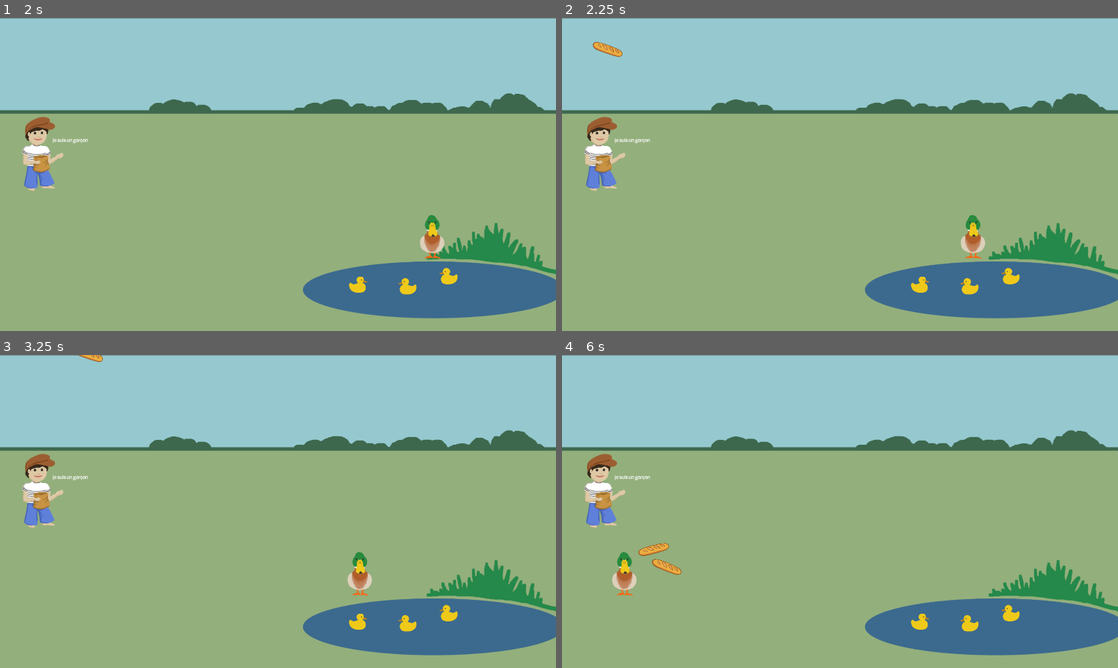
Above: before the commit, frames 1-4 (two rows, left to right).
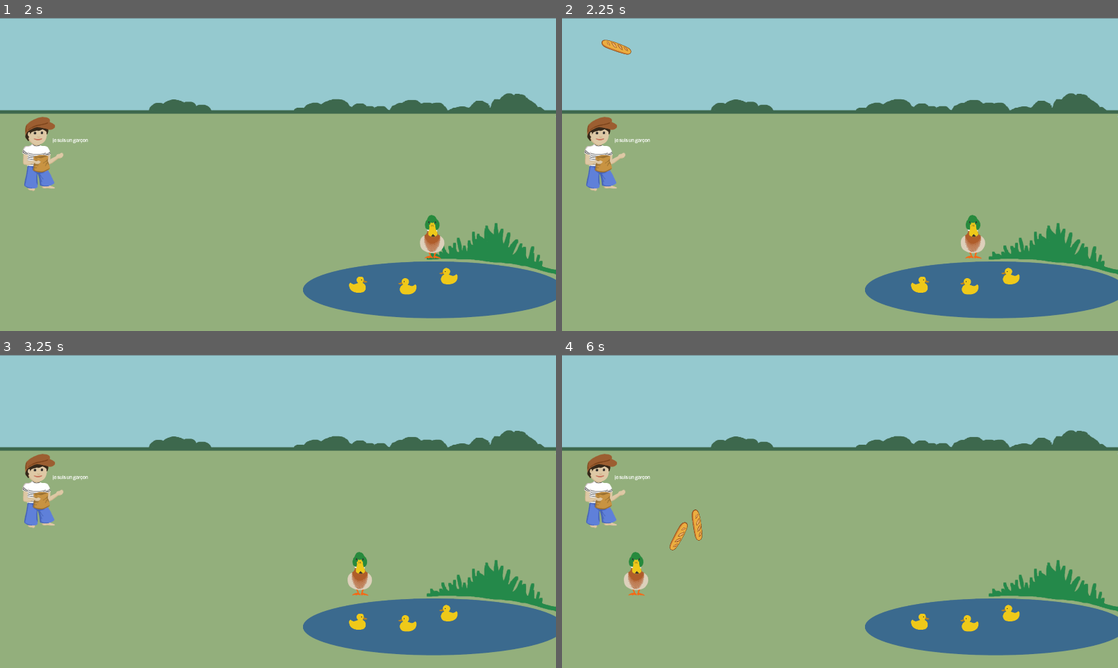
Above: after the commit, the same moments.

Repository: baguette-ballett/baguette-ballett
Game: Godot game, scene res://scenes/intro/intro.tscn
The game is run twice, just before and just after one commit, with the same random seed, the same clock (stepped at 60 frames per second) and the same inputs.
Inputs:
- Up to frame 1 (2 s): click "Start" at 0.5 s; tap Enter (ui_accept) at 1.25 s; hold Right (ui_right) from 1.28 s (still down); hold Enter (ui_accept) from 1.28 s (still down)
- Up to frame 2 (2.25 s): release Right (ui_right) at 2.03 s; release Enter (ui_accept) at 2.03 s; hold Left (ui_left) from 2.03 s (still down); tap Enter (ui_accept) at 2.1 s
- Up to frame 3 (3.25 s): tap Enter (ui_accept) at 2.27, 2.57 s; release Left (ui_left) at 2.78 s; hold Right (ui_right) from 2.78 s (still down); hold Enter (ui_accept) from 2.78 s (still down)
- Up to frame 4 (6 s): release Enter (ui_accept) at 3.53 s; tap Enter (ui_accept) at 3.6, 3.77, 4.07, 5.1, 5.27, 5.57 s; release Right (ui_right) at 4.28 s; hold Enter (ui_accept) 4.28-5.03 s; hold Left (ui_left) from 4.28 s (still down); hold Enter (ui_accept) from 5.78 s (still down)

Frame 1 is identical in both runs. In frame 2, 0.2% of the frame differs, in the area x 5-13%, y 6-13%; in frame 3, less than 0.1%; in frame 4, 1.2%, in the area x 9-26%, y 49-77%.

Commit message:
Boy strong, boy throw far

Diff:
--- a/scenes/level/level.gd
+++ b/scenes/level/level.gd
@@ -15,7 +15,7 @@
 
 	var direction = randf_range(-PI / 8, PI / 8)
 	baguette.rotation = direction
-	var velocity = Vector2(randf_range(200.0, 500.0), -700.0)
+	var velocity = Vector2(randf_range(200.0, 1000.0), -700.0)
 	baguette.linear_velocity = velocity.rotated(direction)
 
 	add_child(baguette)
